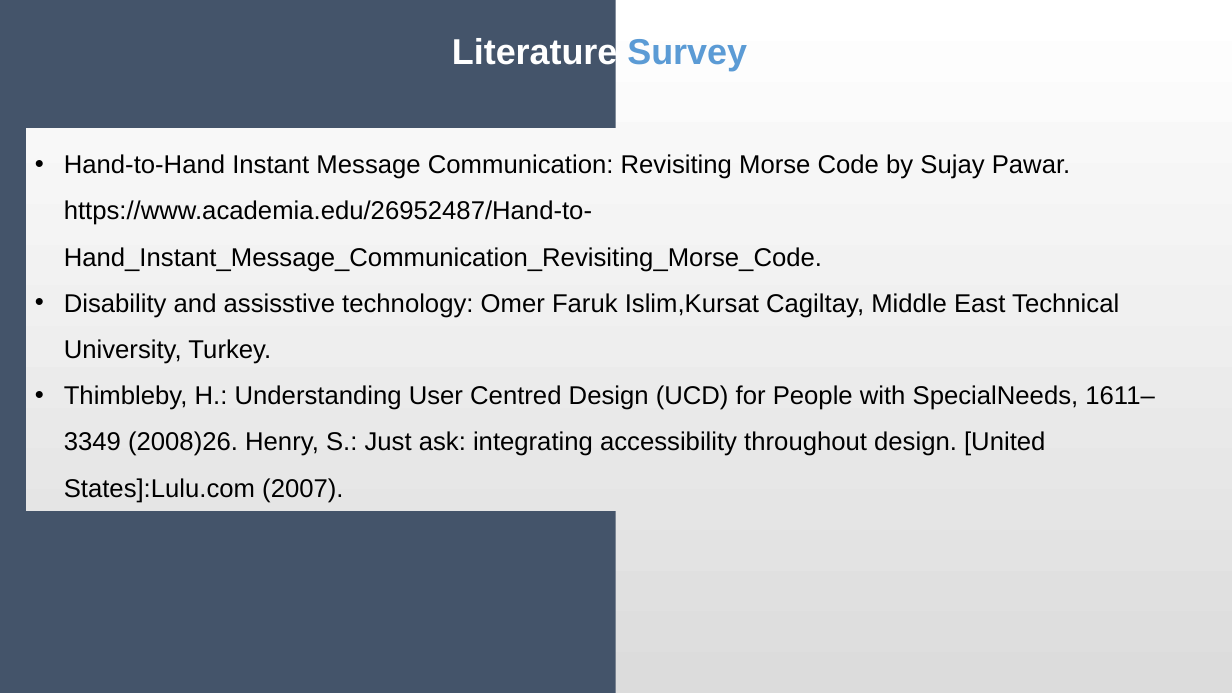
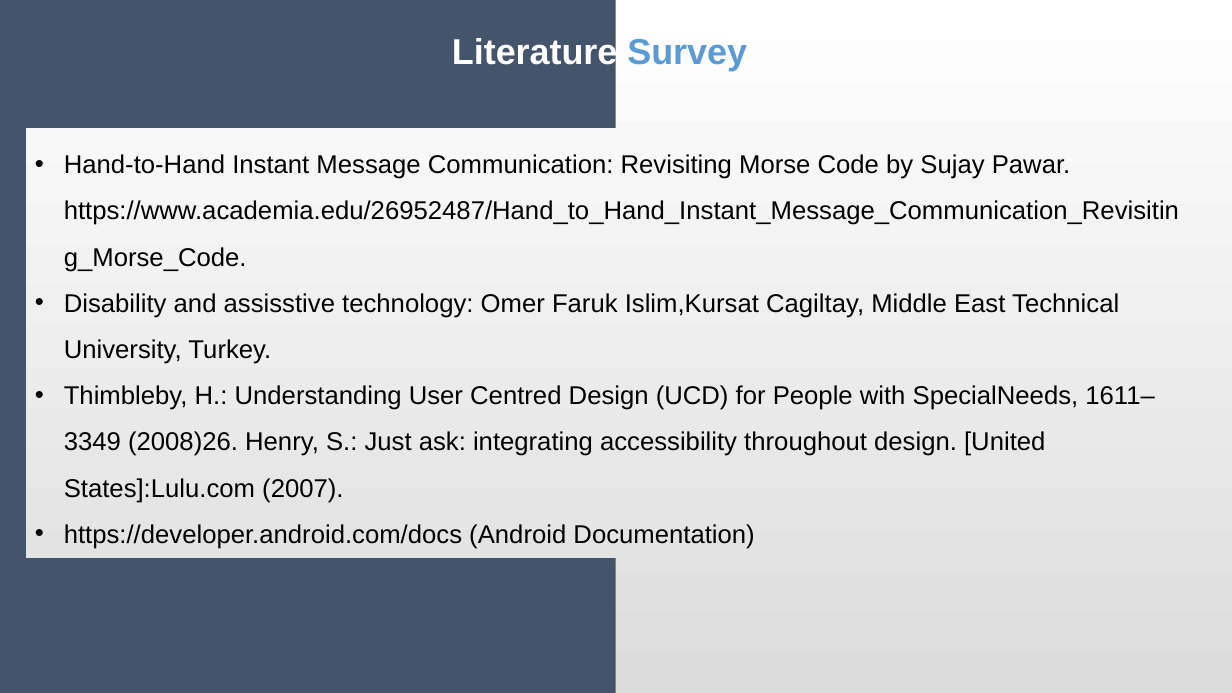
Before and after one commit to Durgnan/Final_Year_Project, a slide deck: slide 7 of Phase PPT/Durgesh Nandan/0th Phase/SakshamPPT.pptx. Drawn at 1232x693 pixels with LibreOffice and Linux fonts; fonts in the diff are those of the drawing. Boxes give left, top, right and bottom in pixels: in the first picture for what was removed or moved away, otherwise in the second. Text is boxed around its words. In the diff, an @@ line names an element or a change of style, - is before the commit and + after.

```diff
--- a/Phase PPT/Durgesh Nandan/0th Phase/SakshamPPT.pptx
+++ b/Phase PPT/Durgesh Nandan/0th Phase/SakshamPPT.pptx
@@ rectangle "Hand-to-Hand Instant Message Communication: Revisiting ...": place and size @@
-rectangle "Hand-to-Hand Instant Message Communication: Revisiting ..." at box(26, 128, 1192, 511)
+rectangle "Hand-to-Hand Instant Message Communication: Revisiting ..." at box(26, 128, 1192, 557)
@@ text in rectangle at box(64, 154, 1179, 272): text changed @@
-• Hand-to-Hand Instant Message Communication: Revisiting Morse Code by Sujay Pawar. https://www.academia.edu/26952487/Hand-to-Hand_Instant_Message_Communication_Revisiting_Morse_Code.
+• Hand-to-Hand Instant Message Communication: Revisiting Morse Code by Sujay Pawar. https://www.academia.edu/26952487/Hand_to_Hand_Instant_Message_Communication_Revisiting_Morse_Code.
@@ text in rectangle at box(64, 524, 754, 549): paragraph added @@
+• https://developer.android.com/docs (Android Documentation)
```
Also in this commit, not shown: 1 other slide changed, 1 slide added.
